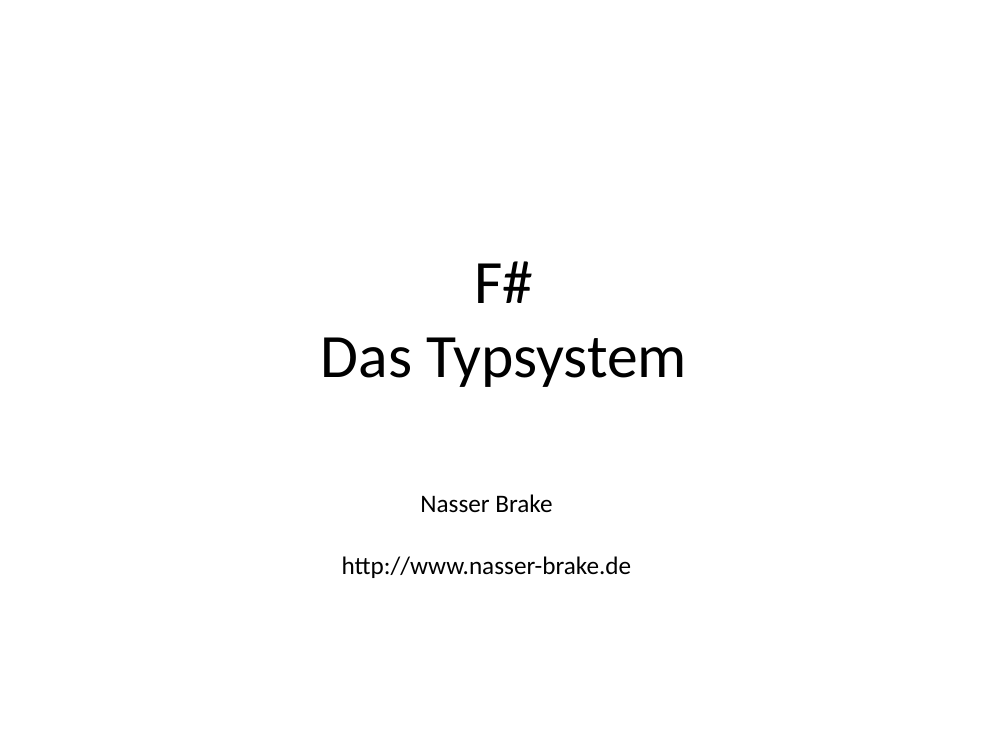
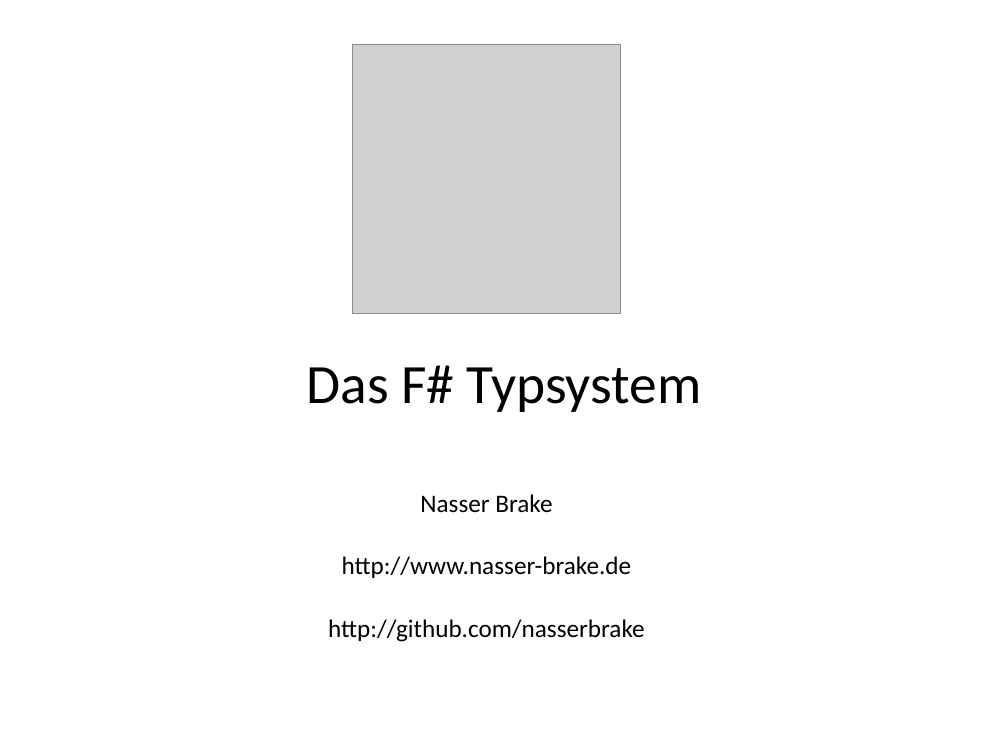
Before and after one commit to ronaldboehm/talks, a slide deck: slide 1 of 20151202/Einführung20151202.pptx. Drawn at 1008x756 pixels with LibreOffice and Linux fonts; fonts in the diff are those of the drawing; grey boxes stand for pictures. Boxes give left, top, right and bottom in pixels: in the first picture for what was removed or moved away, otherwise in the second. Text is boxed around its words. In the diff, an @@ line names an element or a change of style, - is before the commit and + after.

```diff
--- a/20151202/Einführung20151202.pptx
+++ b/20151202/Einführung20151202.pptx
@@ picture added at bbox=[352, 44, 621, 313] @@
@@ title at bbox=[306, 365, 701, 412]: text changed; size 44 to 39.6 pt @@
-F#
-Das Typsystem
+Das F# Typsystem
@@ text added at bbox=[328, 619, 645, 642], 18 pt, text #000000 @@
+http://github.com/nasserbrake
```
Also in this commit, not shown: 8 other slides changed, 7 slides added, 1 other file.
